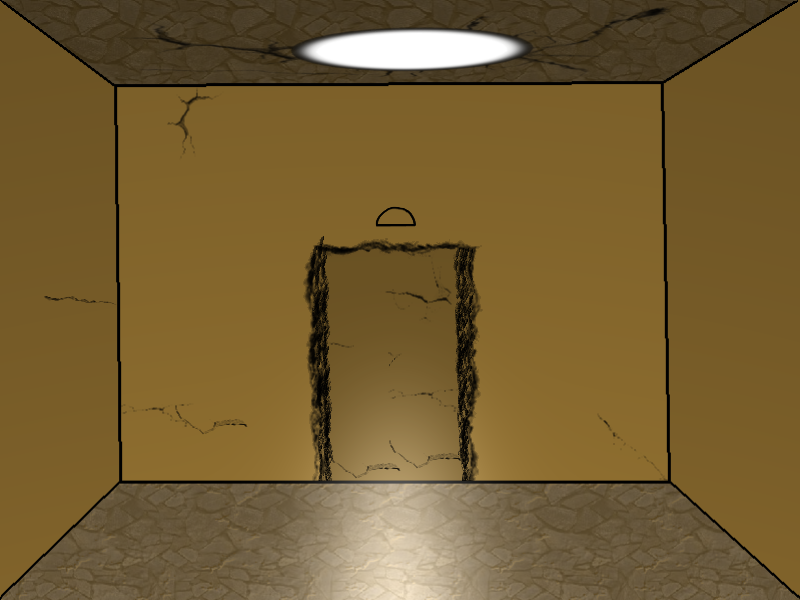
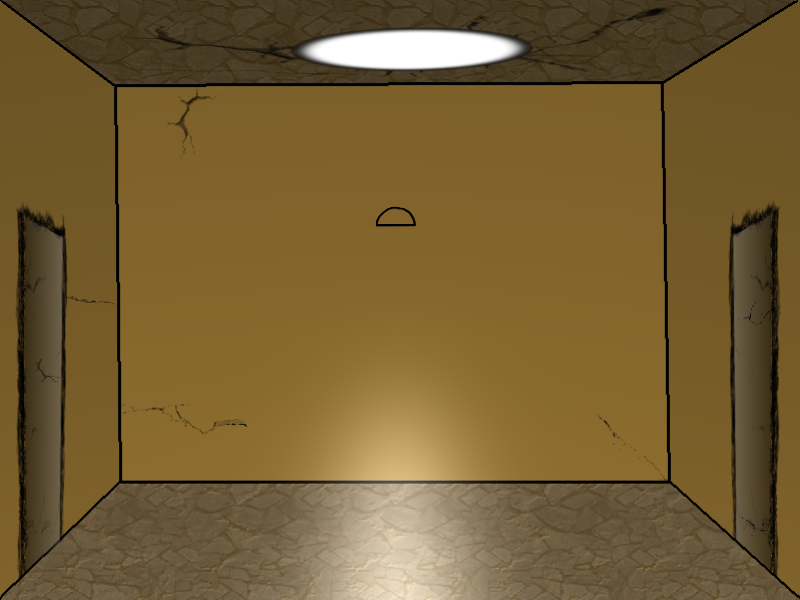
Revision of a layered (800, 600) image; what changed, layer by layer:
painted on "Cracks" over [43, 251, 463, 480]
added layer "Door L" above "Door R" over [15, 200, 68, 579]
added layer "Door R" above "Door" over [728, 198, 781, 577]
hid "Door", painted on it over [303, 236, 483, 481]
added layer "Background3" above "Background" over [15, 198, 781, 579]
hid "Background" over [15, 198, 781, 579]
